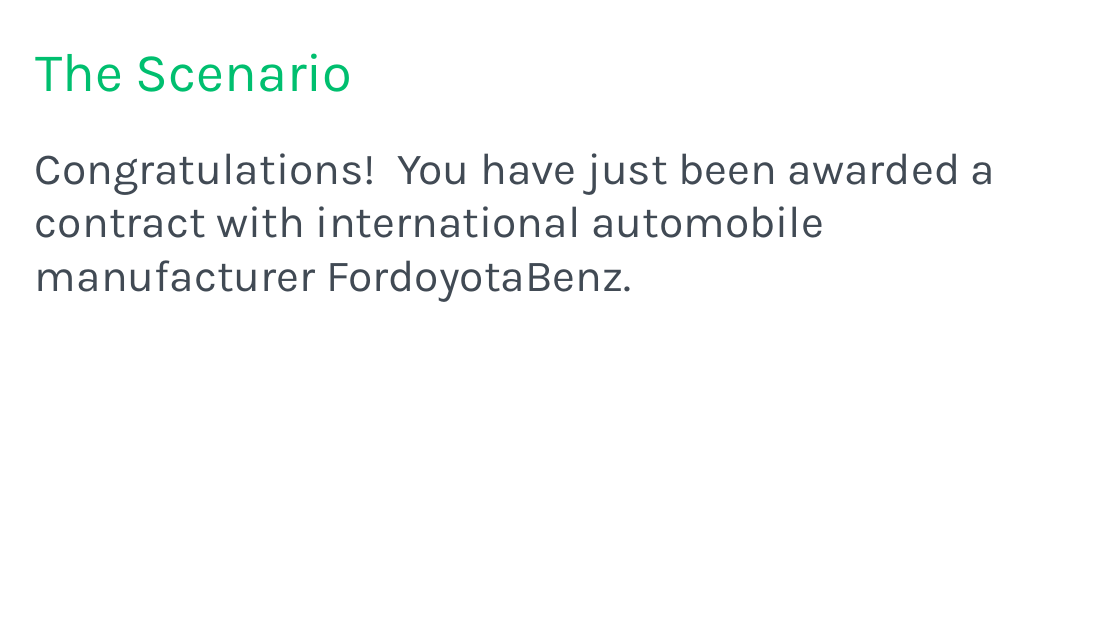
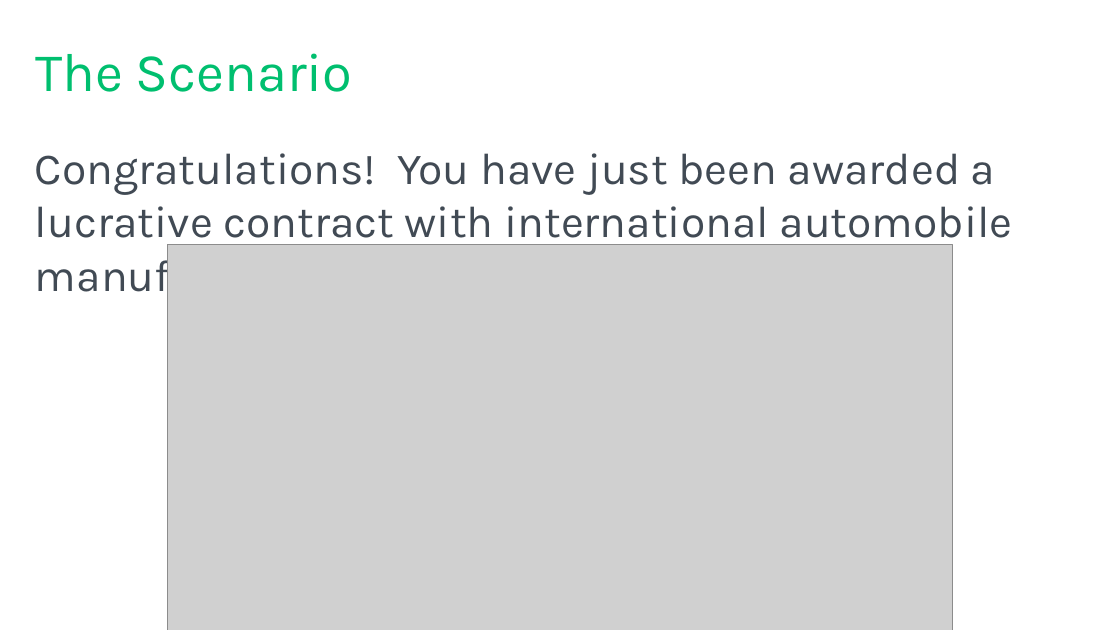
Before and after one commit to tf3604/RememberWhenTemporal, a slide deck: slide 4 of Temporal.pptx. Drawn at 1120x630 pixels with LibreOffice and Linux fonts; fonts in the diff are those of the drawing; grey boxes stand for pictures; background and template pictures are left out. Boxes give left, top, right and bottom in pixels: in the first picture for what was removed or moved away, otherwise in the second. Text is boxed around its words. In the diff, an @@ line names an element or a change of style, - is before the commit and + after.

Commit message:
Add FordoytaBenz logo.

```diff
--- a/Temporal.pptx
+++ b/Temporal.pptx
@@ text at [35, 153, 1013, 302]: text changed @@
-Congratulations! You have just been awarded a contract with international automobile manufacturer FordoyotaBenz.
+Congratulations! You have just been awarded a lucrative contract with international automobile manufacturer FordoyotaBenz.
@@ picture added at [168, 244, 953, 630] @@
```
Also in this commit, not shown: 2 other files.
